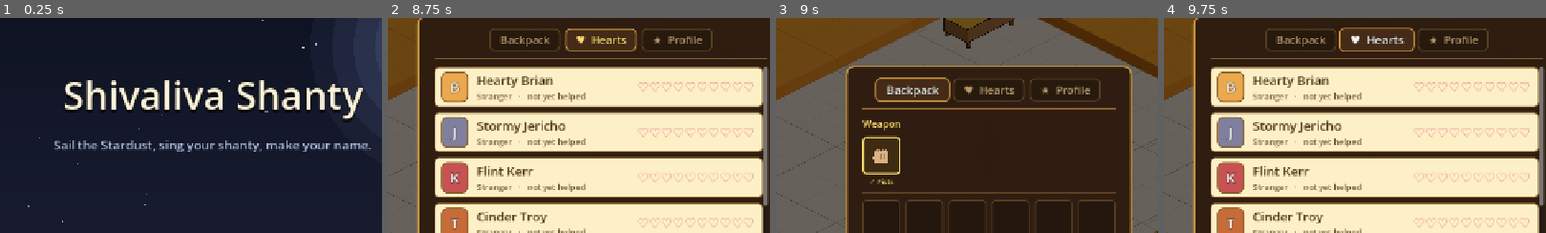
Above: before the commit, frames 1-4 (left to right).
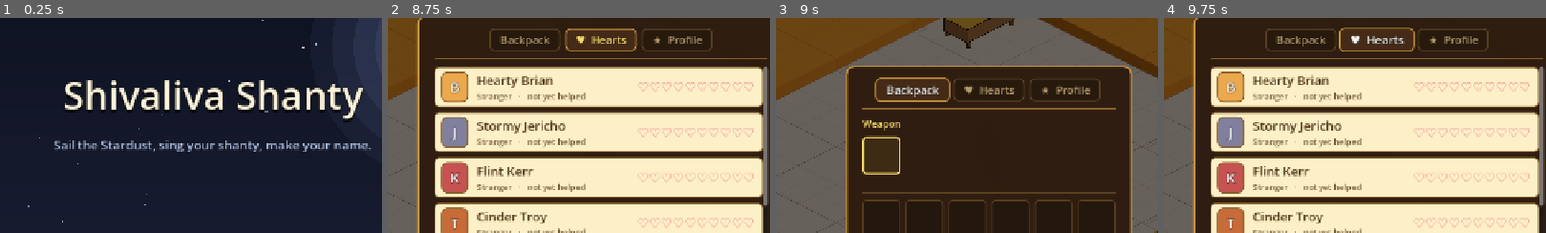
Above: after the commit, the same moments.

Repository: TairoyZone/shivaliva-shanty
Game: Godot game, scene res://main.tscn
Two runs of this game, one before a commit and one after it. Both use one fixed random seed, a clock stepped at 60 frames per second and the inputs below.
Inputs:
- Up to frame 1 (0.25 s): no input
- Up to frame 2 (8.75 s): click "New Game" at 0.5 s; click "Let's get to it" at 1.25 s; click "!" at 2 s; click "X" at 2.75 s; click "♥ Hearts" at 3.5 s; click "★ Profile" at 4.25 s; click "♥ Hearts" at 5 s; click "★ Profile" at 5.75 s; click "♥ Hearts" at 6.5 s; click "?" at 7.25 s; click "Backpack" at 8 s
- Up to frame 3 (9 s): click "Backpack" at 8.75 s
- Up to frame 4 (9.75 s): click "♥ Hearts" at 9.5 s
The pictures show only the part of the screen within x 22-72%, y 11-61%; the shares and areas given below are measured in that part.

Frames 1-2 are identical in both runs. In frame 3, 0.3% of the frame differs, in the area x 24-31%, y 60-78%; in frame 4, nothing differs.

Commit message:
fix(ui): render the unarmed fists as an EMPTY weapon slot (Troy)
The default brawl/Fists weapon (the unarmed state) now shows as an empty weapon slot - no fist icon, no Fists label - so it reads as 'no weapon equipped' rather than a carried item. Real weapons (sword, long_range) still show their icon + name. The empty slot keeps the equipped highlight + a 'Unarmed - just your fists' tooltip.

Co-Authored-By: Claude Opus 4.8 <noreply@anthropic.com>

Diff:
--- a/interface/inventory_panel/inventory_panel.gd
+++ b/interface/inventory_panel/inventory_panel.gd
@@ -381,6 +381,7 @@
 # equip (what your boarding/duel attacks send). Switched here only, never mid-fight.
 func _make_weapon_slot(weapon_id: String) -> Control:
 
+	var is_default : bool = weapon_id == SkirmishWeapon.DEFAULT_WEAPON   # fists = unarmed → an EMPTY slot
 	var equipped : bool = PlayerState.equipped_weapon == weapon_id
 	var cell : VBoxContainer = VBoxContainer.new()
 	cell.add_theme_constant_override("separation", 3)
@@ -393,24 +394,25 @@
 	s.set_border_width_all(3 if equipped else 2)
 	s.set_corner_radius_all(6)
 	panel.add_theme_stylebox_override("panel", s)
-	panel.tooltip_text = "%s\n%s" % [
+	panel.tooltip_text = "Unarmed — just your fists" if is_default else "%s\n%s" % [
 		SkirmishWeapon.display_name(weapon_id), String(SkirmishWeapon.DESCRIPTIONS.get(weapon_id, ""))]
 	panel.mouse_filter = Control.MOUSE_FILTER_STOP
 	panel.gui_input.connect(_on_weapon_input.bind(weapon_id))
-	var icon : WeaponIcon = WeaponIcon.new()
-	icon.weapon_id = weapon_id
-	icon.set_anchors_preset(Control.PRESET_FULL_RECT)
-	icon.offset_left = 8.0
-	icon.offset_top = 8.0
-	icon.offset_right = -8.0
-	icon.offset_bottom = -8.0
-	icon.mouse_filter = Control.MOUSE_FILTER_IGNORE
-	panel.add_child(icon)
+	if not is_default:   # the unarmed/fists slot stays EMPTY — no icon
+		var icon : WeaponIcon = WeaponIcon.new()
+		icon.weapon_id = weapon_id
+		icon.set_anchors_preset(Control.PRESET_FULL_RECT)
+		icon.offset_left = 8.0
+		icon.offset_top = 8.0
+		icon.offset_right = -8.0
+		icon.offset_bottom = -8.0
+		icon.mouse_filter = Control.MOUSE_FILTER_IGNORE
+		panel.add_child(icon)
 	cell.add_child(panel)
 	# Name below — gold + ✓ when equipped.
 	var name_l : Label = Label.new()
-	name_l.text = ("✓ %s" % SkirmishWeapon.display_name(weapon_id)) if equipped \
-		else SkirmishWeapon.display_name(weapon_id)
+	name_l.text = "" if is_default else (("✓ %s" % SkirmishWeapon.display_name(weapon_id)) if equipped \
+		else SkirmishWeapon.display_name(weapon_id))
 	name_l.add_theme_font_size_override("font_size", 12)
 	name_l.add_theme_color_override("font_color",
 		COLOR_TITLE if equipped else Color(0.80, 0.72, 0.56, 1.0))
